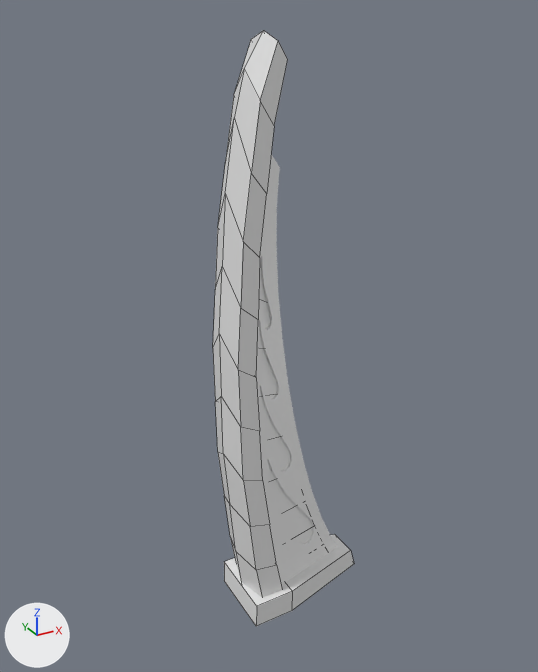
Two versions of the FBX model Assets/FBX/Conrol_Rooms/Light_Pilar_1.fbx, one commit apart.
The view is the same before and after, from a 50 mm lens placed at (-8.84, -14.55, 15.2), pointed at (-0.69, 0.27, 7.79). Arrows for +X, +Y and +Z are at lower left; the lights stay in place. Mesh edges are drawn as thin lines on the coarser meshes. Where no turn or scale is listed for an object, it has been applied to the vertices.

Script lines for the objects in view, before the commit:
```python
me_cylinder = bpy.data.meshes.new('Cylinder')
me_cylinder.from_pydata(...)  # 12 vertices, 9 faces; spans x -2.13..1.56, y -0.95..1.08, z -6.62..-5.87
# before: 8 (-2.11, -0.95, -5.92) at pixel (256, 606), 9 (-2.11, 1.05, -5.93) at pixel (224, 561), 10 (-2.13, -0.94, -6.62) at pixel (256, 626), 11 (-2.13, 1.05, -6.62) at pixel (224, 580)
me_cylinder_004 = bpy.data.meshes.new('Cylinder.004')
me_cylinder_004.from_pydata(...)  # 66 vertices, 64 faces; spans x -1.16..0.29, y -0.81..0.81, z -10.55..4.26
me_cylinder_010 = bpy.data.meshes.new('Cylinder.010')
me_cylinder_010.from_pydata(...)  # 48 vertices, 22 faces; spans x -1.97..0.96, y -0.58..0.79, z -5.96..5.99
ob_cylinder = bpy.data.objects.new('Cylinder', me_cylinder)
ob_cylinder.location = (0.34, -0.06, 6.6)
ob_cylinder_002 = bpy.data.objects.new('Cylinder.002', me_cylinder_004)
ob_cylinder_002.location = (-1.01, 0.01, 10.53)
ob_cylinder_005 = bpy.data.objects.new('Cylinder.005', me_cylinder_010)
ob_cylinder_005.location = (0.26, -0.07, 6.37)
# also in view: 'Cylinder.003' at (-0.09, 0.01, 6.61)
```
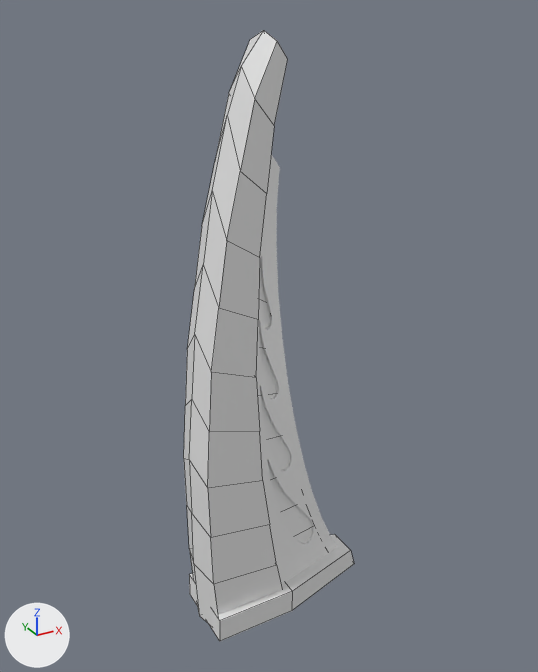
Edits to the scene script, one JSON object a line:
```json
{"block": "me_cylinder_004", "where": "# used by ob_cylinder_002; location = (-1.01, 0.01, 10.53)"}
{"op": "remove", "block": "me_cylinder_004", "code": "me_cylinder_004.from_pydata(...)  # 66 vertices, 64 faces; spans x -1.16..0.29, y -0.81..0.81, z -10.55..4.26"}
{"op": "add", "block": "me_cylinder_004", "code": "me_cylinder_004.from_pydata(...)  # 66 vertices, 64 faces; spans x -2.08..0.29, y -0.81..0.81, z -10.55..4.26"}
{"block": "me_cylinder_004", "change": "me_cylinder_004 part 2: 32 of 66 vertices moved; they spanned x -1.16..0.06, y -0.81..0.81, z -10.54..4.08 and now span x -2.08..0.04, y -0.81..0.81, z -10.49..4.08; mean shift (-0.69, 0.0, 0.08); largest move (-0.36, 0.81, -10.54) -> (-1.75, 0.81, -10.49)"}
{"block": "me_cylinder", "where": "me_cylinder.from_pydata(...)  # 12 vertices, 9 faces; spans x -2.13..1.56, y -0.95..1.08, z -6.62..-5.87"}
{"block": "me_cylinder", "where": "# used by ob_cylinder; location = (0.34, -0.06, 6.6)"}
{"block": "me_cylinder", "change": "me_cylinder part 1"}
{"op": "add", "block": "me_cylinder", "code": "for i in [*range(8, 12)]: me_cylinder.vertices[i].co += Vector((-1.08, 0.0, 0.0))"}
```

Boxes (x1, y1, x2, y2) around the edits, measured in the pictures (538 x 672 px; the box of a moved part takes in the faces that stretch with it):
```json
{"object": "Cylinder.002", "change": "reshaped", "before": [213, 30, 288, 597], "after": [184, 30, 288, 625], "on screen": "38% wider"}
{"object": "Cylinder", "change": "reshaped", "before": [224, 534, 354, 626], "after": [189, 534, 354, 641], "on screen": "27% wider, 16% taller"}
{"part": 1, "of": "me_cylinder", "change": "moved or reshaped", "before": [224, 558, 292, 626], "after": [189, 573, 292, 641]}
```
